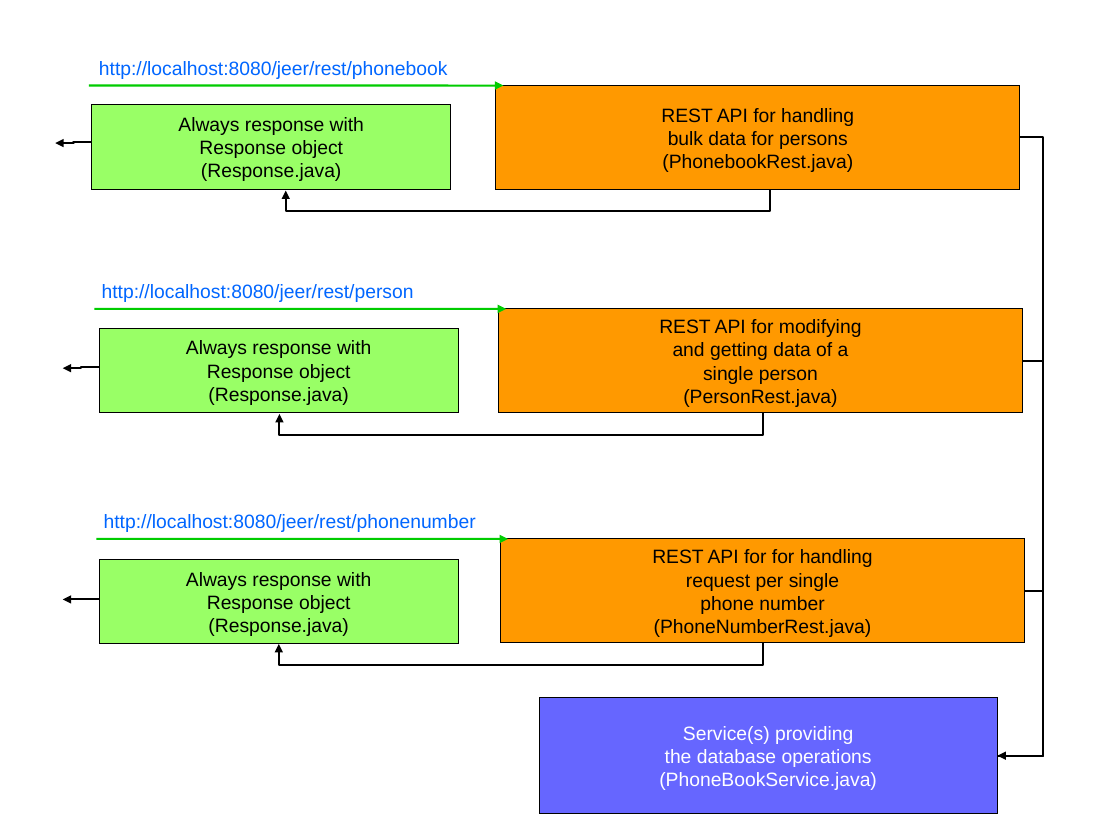
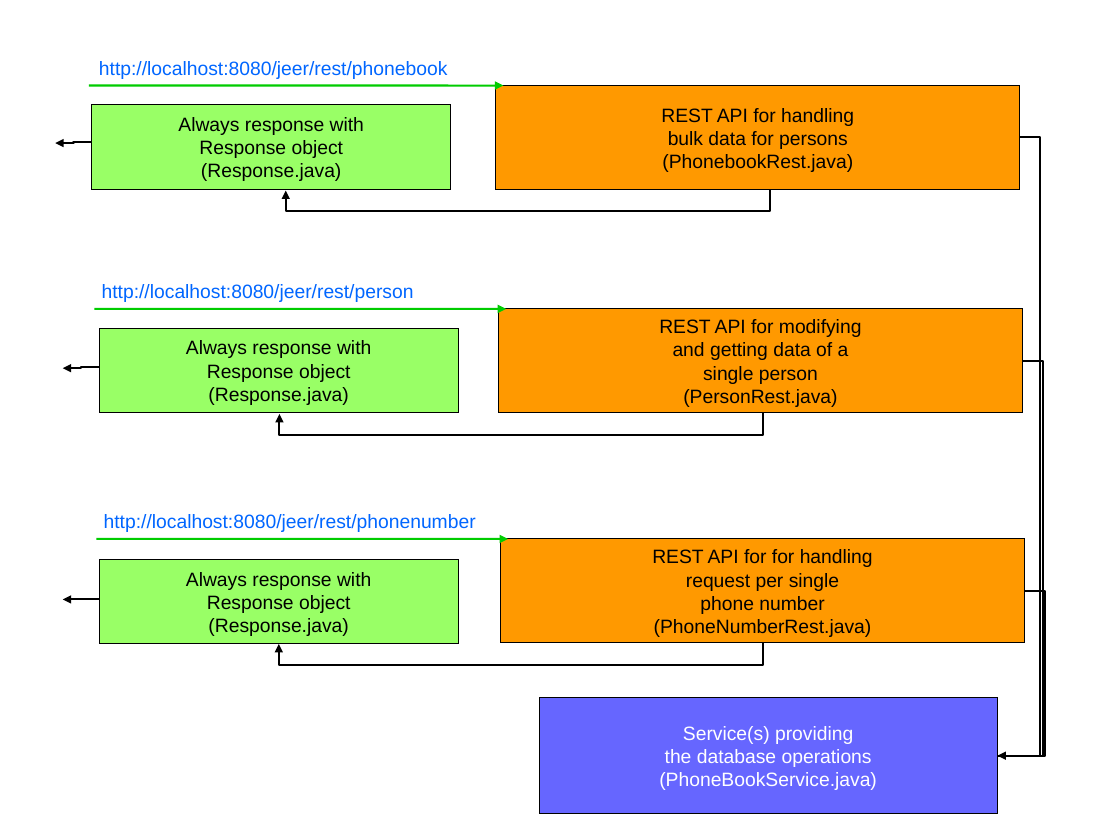
Before and after one commit to vmyrsky/ajeer, a slide deck: slide 23 of JavaEERest/doc/presentation.odp (slide 22 before the commit). Drawn at 1120x840 pixels with LibreOffice and Linux fonts; fonts in the diff are those of the drawing. Boxes give left, top, right and bottom in pixels: in the first picture for what was removed or moved away, otherwise in the second. Text is boxed around its words. In the diff, an @@ line names an element or a change of style, - is before the commit and + after.

```diff
--- a/JavaEERest/doc/presentation.odp
+++ b/JavaEERest/doc/presentation.odp
@@ elbow arrow (1020, 137) - (998, 756): route changed @@
@@ elbow line (1025, 592) - (998, 756): route changed @@
```
Also in this commit, not shown: 2 other slides changed, 1 slide added.
